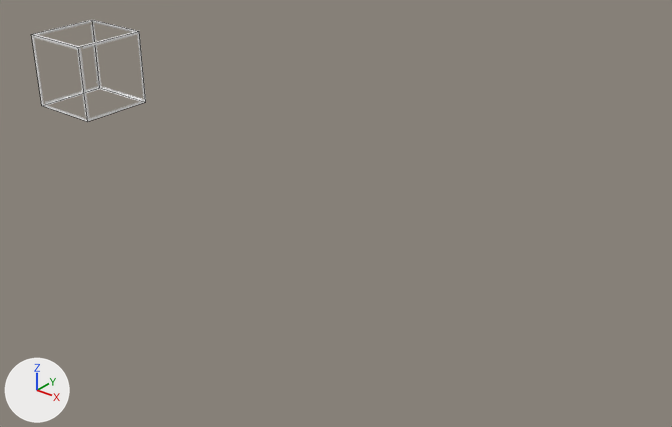
The FBX model Assets/02.Texture/Objects/Objects.fbx: old version first, new version second.
Before and after are seen from a 50 mm lens placed at (20.59, -15.01, 7.53), pointed at (9.37, -0.99, -1.16). Arrows for +X, +Y and +Z are at lower left; the lights stay in place. Mesh edges are drawn as thin lines. Where no turn or scale is listed for an object, it has been applied to the vertices.

Objects in the first picture: 'Block'.
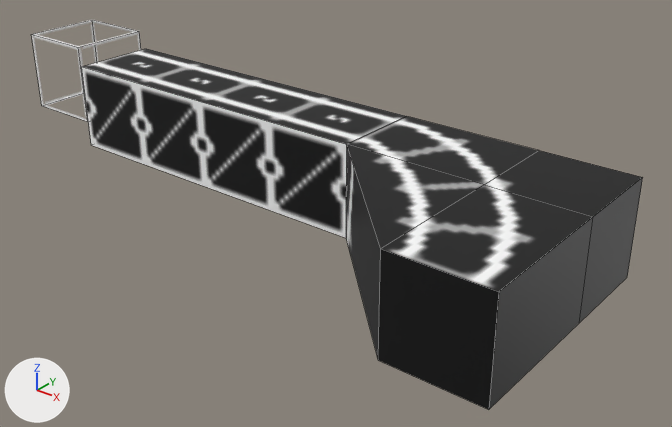
The newer file is also rescaled (x0.25) as a whole; pictures and numbers use the older file's frame.

The change in detail:
Picture 'Rail.002.png' (img_rail_002_png) is new.
Picture 'Rail.001.png' (img_rail_001_png) is new.
Material 'Rail.002' (mat_rail_002) is new.
Its texture is img_rail_002_png (with its transparency).
Material 'Rail.001' (mat_rail_001) is new.
Its texture is img_rail_001_png (with its transparency).
Mesh me_rail_002 is new.
It has 16 vertices, 15 faces and spans x -4.0..1.0, y -4.0..1.0, z -1.0..1.0.
It uses material mat_rail_002 (picture img_rail_002_png).
Mesh me_rail_001 is new.
It is a box spanning x -4.0..4.0, y -1.0..1.0, z -1.0..1.0.
It uses material mat_rail_001 (picture img_rail_001_png).
Object 'Rail.002' (ob_rail_002) is new; it shows me_rail_002.
Its location is (14.44, -1.0, 0.0).
Object 'Rail.001' (ob_rail_001) is new; it shows me_rail_001.
Its location is (6.44, -1.0, 0.0).

Boxes (x1, y1, x2, y2) around the edits, measured in the pictures (672 x 427 px):
'Rail.002', added
    after: (346, 116, 643, 410)
'Rail.001', added
    after: (82, 49, 406, 238)
